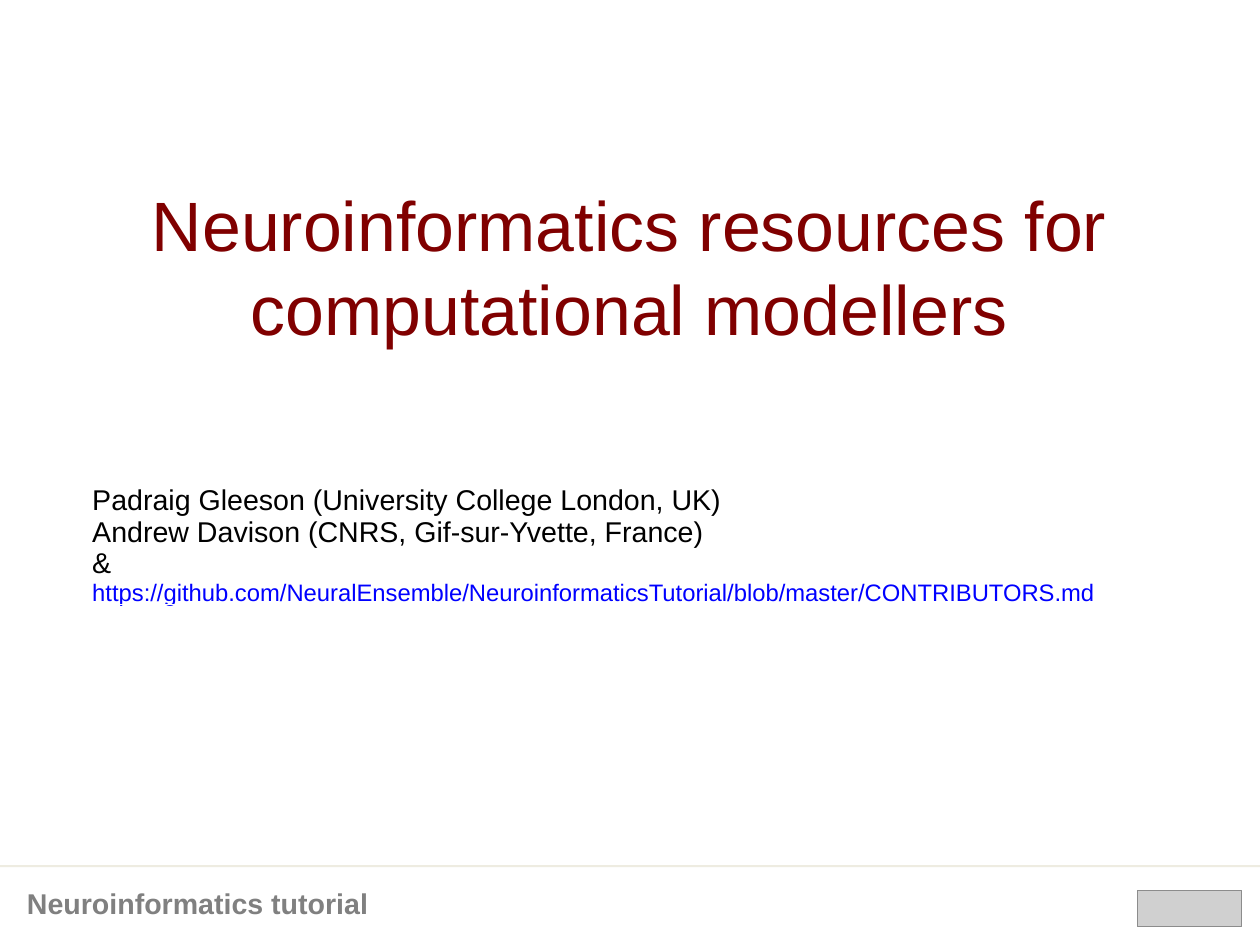
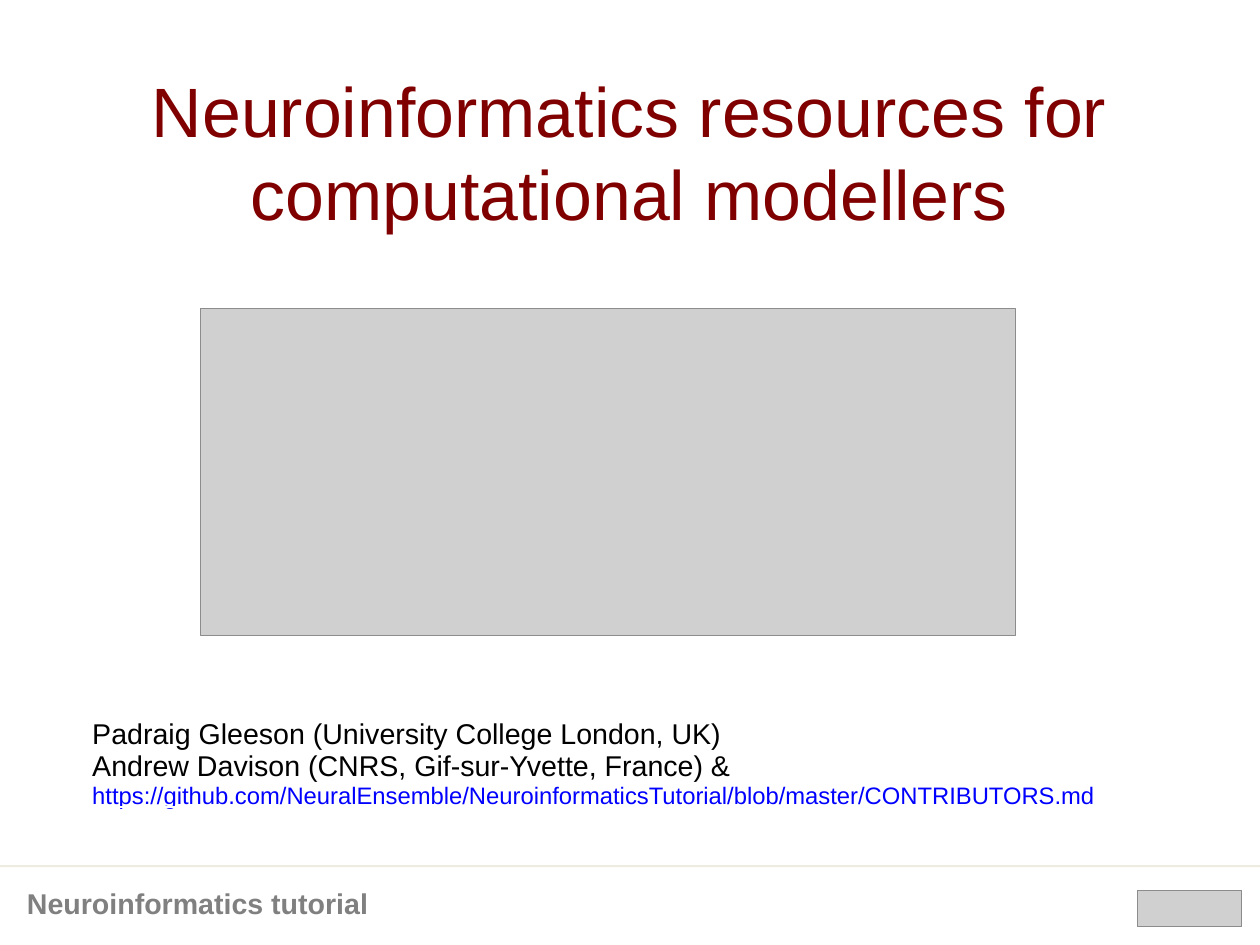
Before and after one commit to NeuralEnsemble/NeuroinformaticsTutorial, a slide deck: slide 1 of Part_1_Resources_for_computational_modellers/Introduction/Introduction.pptx. Drawn at 1260x945 pixels with LibreOffice and Linux fonts; fonts in the diff are those of the drawing; grey boxes stand for pictures. Boxes give left, top, right and bottom in pixels: in the first picture for what was removed or moved away, otherwise in the second. Text is boxed around its words. In the diff, an @@ line names an element or a change of style, - is before the commit and + after.

```diff
--- a/Part_1_Resources_for_computational_modellers/Introduction/Introduction.pptx
+++ b/Part_1_Resources_for_computational_modellers/Introduction/Introduction.pptx
@@ text "Neuroinformatics resources for computational modellers": place and size @@
-text "Neuroinformatics resources for computational modellers" at (152,200,1106,348)
+text "Neuroinformatics resources for computational modellers" at (152,86,1106,234)
@@ picture added at (201,309,1016,636) @@
@@ text "Padraig Gleeson (University College London, ...": place and size @@
-text "Padraig Gleeson (University College London, ..." at (92,489,1094,606)
+text "Padraig Gleeson (University College London, ..." at (92,723,1094,809)
@@ text at (92,755,703,782): text changed @@
-Andrew Davison (CNRS, Gif-sur-Yvette, France)
-&
+Andrew Davison (CNRS, Gif-sur-Yvette, France) &
```
Also in this commit, not shown: 3 other slides changed, 1 slide added, 2 slides removed, 1 other file.
